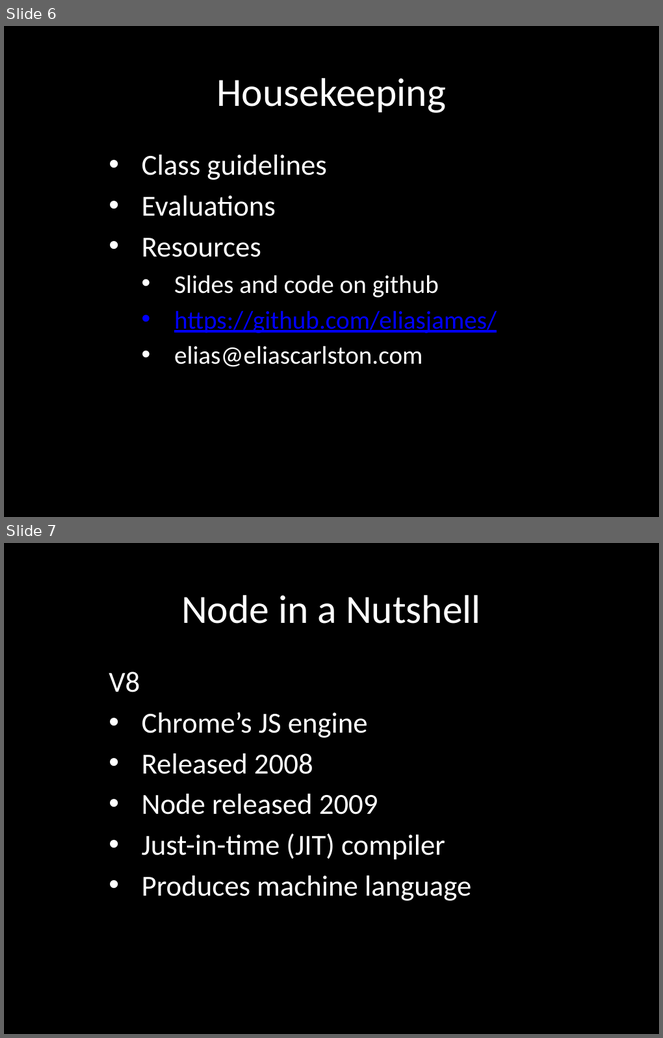
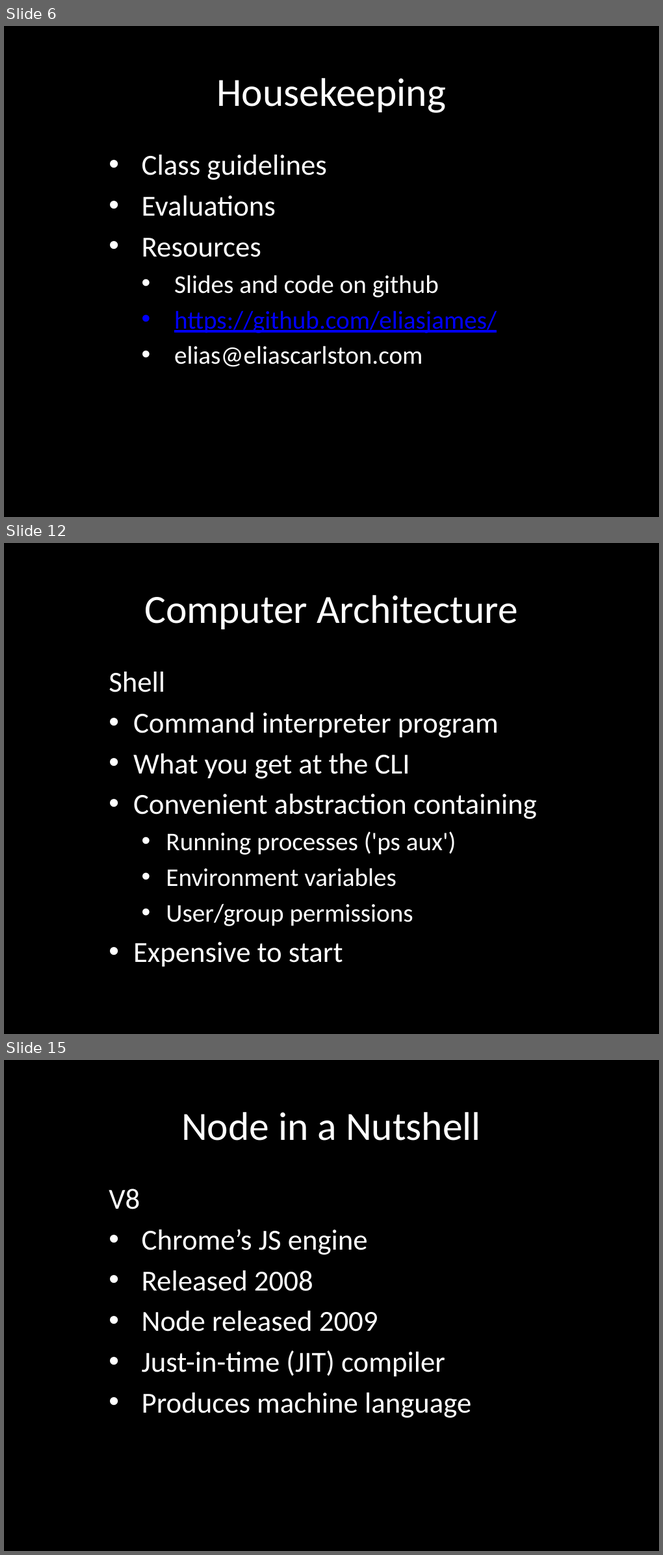
Before and after one commit to eliasjames/training-node, a slide deck: slides/Node Slides Day 1.pptx. Shown one above the other, each under a label of ours: slides 6 and 7 before the commit, slides 6, 12 and 15 after it; the slides between them are not shown. The pictures are 663x1038 and 663x1555 pixels, drawn with LibreOffice and Linux fonts; fonts in the diff are those of the drawing. Boxes give left, top, right and bottom in pixels: in the first picture for what was removed or moved away, otherwise in the second. Text is boxed around its words. In the diff, an @@ line names an element or a change of style, - is before the commit and + after.

```diff
--- a/slides/Node Slides Day 1.pptx
+++ b/slides/Node Slides Day 1.pptx
@@ slide 12 added at (4, 543, 659, 1034), background #000000 @@
@@ title added at (144, 595, 518, 629), 44 pt, text #FFFFFF @@
+Computer Architecture
@@ subtitle added at (109, 672, 537, 967), 32 pt, text #FFFFFF @@
+Shell
+• Command interpreter program
+• What you get at the CLI
+• Convenient abstraction containing
+  • Running processes ('ps aux')
+  • Environment variables
+  • User/group permissions
+• Expensive to start
@@ what was slide 7 is now slide 15 @@
```
Also in this commit, not shown: 4 slides changed, 6 other slides added.
